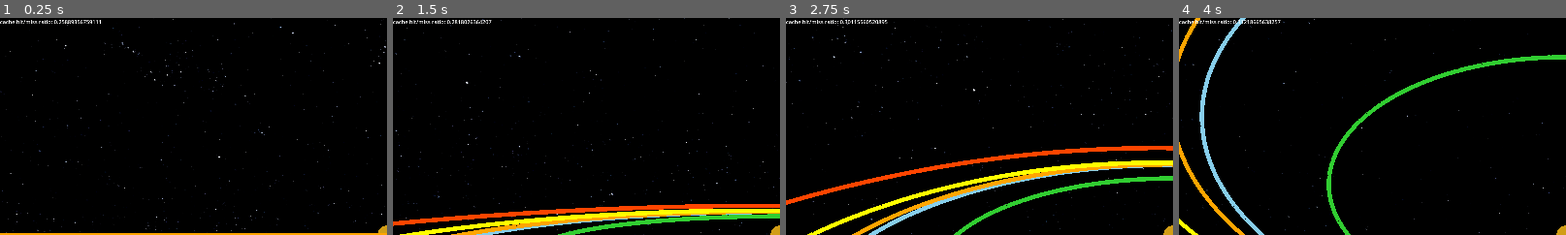
Above: before the commit, frames 1-4 (left to right).
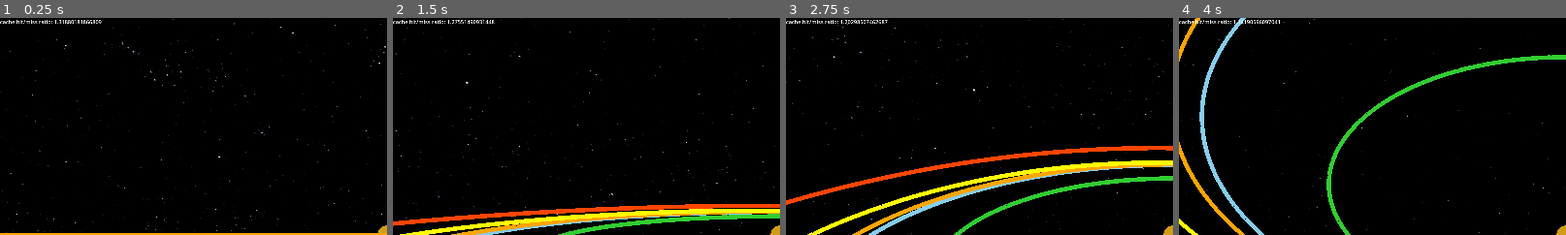
Above: after the commit, the same moments.

Repository: pinkavat/plaNetarium
Game: Godot game, scene res://world.tscn
The game is run twice, just before and just after one commit, with the same random seed, the same clock (stepped at 60 frames per second) and the same inputs.
Inputs (mouse positions are % of the whole screen's width and height, from its top left):
- Up to frame 1 (0.25 s): no input
- Up to frame 2 (1.5 s): tap Enter (ui_accept) at 0.5, 0.77 s; move the mouse to (72, 45) at 0.52 s; hold Right (ui_right) 0.53-1.25 s; click (72, 45) at 0.67 s; drag from (30, 55) to (45, 70) at 1.27 s
- Up to frame 3 (2.75 s): move the mouse to (60, 28) at 2.02 s; hold Right (ui_right) from 2.03 s (still down)
- Up to frame 4 (4 s): release Right (ui_right) at 2.75 s; drag from (45, 70) to (20, 35) at 2.77 s; move the mouse to (80, 65) at 3.52 s; hold Left (ui_left) from 3.53 s (still down); tap Enter (ui_accept) at 3.77 s
The pictures show only the part of the screen within x 0-50%, y 0-50%; the shares and areas given below are measured in that part.

The runs differ from the first frame. In frame 1, 0.1% of the frame differs, in the area x 14-27%, y 0-3%; in frame 2, 0.1%; in frame 3, 0.1%; in frame 4, 0.1%.

Commit message:
added FIFO cache for Gravitor State

Diff:
--- /dev/null
+++ b/PlaNetarium/fifo_cache.gd
@@ -0,0 +1,69 @@
+extends RefCounted
+class_name FIFOCache
+
+## Primitive First-In-First-Out key-access cache.
+##
+## Is this worth the script it's written in? Only time will tell... and
+## it's good practice to find out where such a thing could be attached were it
+## in a more powerful language and with greater optimization.
+
+## Number of items in the cache
+var length := 0
+
+## Number of positions in the cache (not a backing array size, just the FIFO policy
+## control)
+var max_length := 0
+
+# The actual cache. Stores associations between cached items and _Item objects
+# (below) storing their place in the FIFO order.
+var _cache := {}
+
+# Linked-list pointers are the KEY VARIANTS, NOT the _Item
+# objects, so that we can delete them from the Dictionary.
+var oldest_head_key = null
+var newest_tail_key = null
+
+
+func _init(max_length_ : int):
+	max_length = max_length_
+
+
+## Adds the given item to the cache, evicting the oldest item if the cache is at
+## maximum length. Fails silently if the key is already taken (TODO ?)
+func add(key, value):
+	if not key in _cache:
+		# Add the new item
+		var backing_item = _Item.new()
+		backing_item.value = value
+		_cache[key] = backing_item
+
+		# Make the new item the cache tail
+		if newest_tail_key:
+			_cache[newest_tail_key].next_key = key
+		else:
+			oldest_head_key = key
+		newest_tail_key = key
+
+		# If the cache is full, evict the oldest item
+		if length >= max_length:
+			var second_oldest_key = _cache[oldest_head_key].next_key
+			_cache.erase(oldest_head_key)
+			oldest_head_key = second_oldest_key
+		else:
+			length += 1
+
+
+## Finds the requested item in the cache, returning null if not found.
+func find(key):
+	var item = _cache.get(key, null)
+	return item.value if item else null
+
+
+# Pseudo-linked-list internal node of the cache, storing FIFO order.
+class _Item:
+
+	# The item in question
+	var value
+
+	# The key variant of the next youngest item
+	var next_key = null
--- a/PlaNetarium/gravitor.gd
+++ b/PlaNetarium/gravitor.gd
@@ -49,6 +49,70 @@
 var arg_periapsis : float = 0.0
 var inclination : float = 0.0
 var ascending_long : float = 0.0
+var time_since_peri : float = 0.0
+
+
+
+
+## TODO: temporary scaffolding for simpler Kepler solver.
+## NOTE: THIS IS PREDICATED ON ELLIPSOID ORBITS ONLY. Safe assumption, really, but
+## MUST BE DOCUMENTED!!!!!!!!!!!!!!!!!!!!!!!!!!!
+## EXPERIMENTALLY WE HAVE A DISCREPANCY Vs. UNIVERSAL OF 3 KM or so Position. Hmmmmm.
+func _temp_kepple(time : float):
+
+	# TODO: bowse out; all celestial vars go to initializer, which takes over
+	# universal keplers' initial-cond-from-time stuff:
+	var average_sweep_rate := TAU / period
+
+	var mean_anomaly := average_sweep_rate * (time - time_since_peri)
+
+	# TODO: cache initial eccentric anom. same way we cached psi
+
+	# Bring on the Newton-Raphson hammer of successive approximation!
+	var eccentric_anomaly := PI if eccentricity >= 0.8 else mean_anomaly
+	while true: # TODO fallback; TODO count iterations needed; compare to Universal Kep.
+				# TODO Stackoverf. suggests fix a max at 5 or so...?
+
+		var delta_eccentric :=   \
+			(eccentric_anomaly - eccentricity * sin(eccentric_anomaly) - mean_anomaly) /   \
+			(1.0 - eccentricity * cos(eccentric_anomaly))
+
+		eccentric_anomaly -= delta_eccentric
+
+		if is_equal_approx(delta_eccentric, 0.0): # TODO larger epsilon?
+			break
+
+	# Bypass true anomaly entirely and go straight into orbit-plane 2D coordinates...
+	# Courtesy of https://space.stackexchange.com/questions/8911/determining-orbital-position-at-a-future-point-in-time
+	var p := semimajor_axis * (cos(eccentric_anomaly) - eccentricity)
+	var q := -semimajor_axis * sin(eccentric_anomaly) * sqrt(1.0 - eccentricity * eccentricity)
+
+	# ...which we then rotate into 3D space, using the remaining Kepler elements:
+	var position = _temp_orbitplane_to_global(p, q)
+
+	# Ditto velocity:
+	var p_v := -semimajor_axis * sin(eccentric_anomaly) * average_sweep_rate / (1 - eccentricity * cos(eccentric_anomaly))
+	var q_v := -semimajor_axis * cos(eccentric_anomaly) * sqrt(1 - eccentricity * eccentricity) * average_sweep_rate / (1 - eccentricity * cos(eccentric_anomaly))
+
+	var velocity = _temp_orbitplane_to_global(p_v, q_v)
+
+	return velocity
+	# TODO return
+	# TODO VELOCITY? See stackf. for sol'n, but may be overkill?
+
+# TODO doc
+func _temp_orbitplane_to_global(p : float, q : float) -> DoubleVector3:
+	# NOTE: this transformation differs from our notes -- y and z are flipped, and q is negated.
+	# Reason being the notes were from (I think) a LHS, and Godot is RHS.
+	var x := p * cos(arg_periapsis) - q * sin(arg_periapsis)
+	var z := p * sin(arg_periapsis) + q * cos(arg_periapsis)
+	var y := z * sin(inclination)
+	z *= cos(inclination)
+	var x_temp := x
+	x = x_temp * cos(ascending_long) - z * sin(ascending_long)
+	z = x_temp * sin(ascending_long) + z * cos(ascending_long)
+	return DoubleVector3.new(x, y, z)
+
 
 
 
@@ -69,6 +133,7 @@
 			# Get local state with a Kepler step
 			var local_state := UniversalKepler.query(pos_0, vel_0, 0.0, time, parent.mu, _prev_psi)
 			_prev_psi = local_state[2]
+
 
 			# Get parent's global state recursively
 			var parent_state := parent.state_at_time(time)
--- a/PlaNetarium/plaNetarium.gd
+++ b/PlaNetarium/plaNetarium.gd
@@ -187,7 +187,7 @@
 	new_child.arg_periapsis = orbit.get("arg_periapsis", 0.0)
 	new_child.inclination = orbit.get("inclination", 0.0)
 	new_child.ascending_long = orbit.get("ascending_long", 0.0)
-	var time_since_peri = orbit.get("time_since_peri", 0.0)
+	new_child.time_since_peri = orbit.get("time_since_peri", 0.0)
 
 	# Fetch essential orbit parametrization
 	if("periapsis" in orbit and "apoapsis" in orbit):
@@ -212,7 +212,7 @@
 	# Compute initial state from orbital parameters
 	var initial_state = UniversalKepler.initial_conditions_from_kepler(
 		parent.mu, new_child.semimajor_axis, new_child.eccentricity, new_child.arg_periapsis,
-		new_child.inclination, new_child.ascending_long, time_since_peri
+		new_child.inclination, new_child.ascending_long, new_child.time_since_peri
 	)
 	new_child.pos_0 = initial_state[0]
 	new_child.vel_0 = initial_state[1]
@@ -292,7 +292,7 @@
 # both modular and efficient (yet). So we break our paradigm a bit, for now.
 # TODO TODO TODO TODO TODO: improve this!!!
 
-# TODO:  remove! set ups ignals above
+# TODO:  remove! set up signals above
 func connect_orbit_line(name : StringName, line : OrbitPolyline) -> void:
 	var gravitee = _gravitees.get(name)
 	assert(gravitee, "Cannot find body to connect to!")
@@ -320,27 +320,28 @@
 var _gravitees := {}
 
 
-# TODO Temporary fullset caching scheme (copied from test code)
-var _last_queried_time := -1.0
-var _cached_gravitors : Dictionary
+# TODO Temporary caching scheme (copied from test code)
 var _cache_misses : int = 0
 var _cache_hits : int = 0
+var _temp_cache := FIFOCache.new(30) # TODO automatic initial sizing
+
 func cached_gravitor_query(time : float) -> Dictionary:
-	if not (time == _last_queried_time):
+	var cache_query = _temp_cache.find(time)
+	if cache_query:
+		# Cache hit
+		_cache_hits += 1
+
+		return cache_query
+	else:
 		# Cache miss
-		_last_queried_time = time
-
-		#_cached_gravitors = _gravitors[_root_name].all_states_at_time(time)
-
-		# TODO: gravitor local cache..? or is that just INTRAREQUEST...?
-		_cached_gravitors = {}
+		_cache_misses += 1
+
+		var _new_all_gravitors = {}
 		for gravitor in _gravitors.values():
-			_cached_gravitors[gravitor.name] = gravitor.state_at_time(time)
-
-		_cache_misses += 1
-	else:
-		_cache_hits += 1
-	return _cached_gravitors
+			_new_all_gravitors[gravitor.name] = gravitor.state_at_time(time)
+
+		_temp_cache.add(time, _new_all_gravitors)
+		return _new_all_gravitors
 
 func get_cache_ratio():
 	return float(_cache_hits) / float(_cache_misses)
--- a/test_driver.gd
+++ b/test_driver.gd
@@ -10,7 +10,7 @@
 
 func _ready():
 
-	# TODO stringname-name testing
+	# TODO stringname-name testing.
 
 	planetarium = PlaNetarium.new(&"sol", 1.327e20)
 
